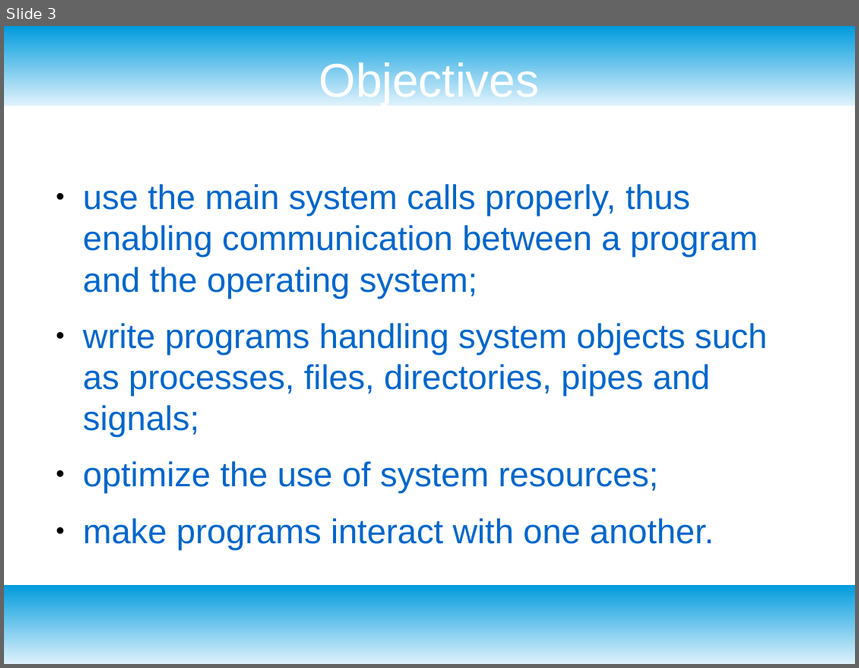
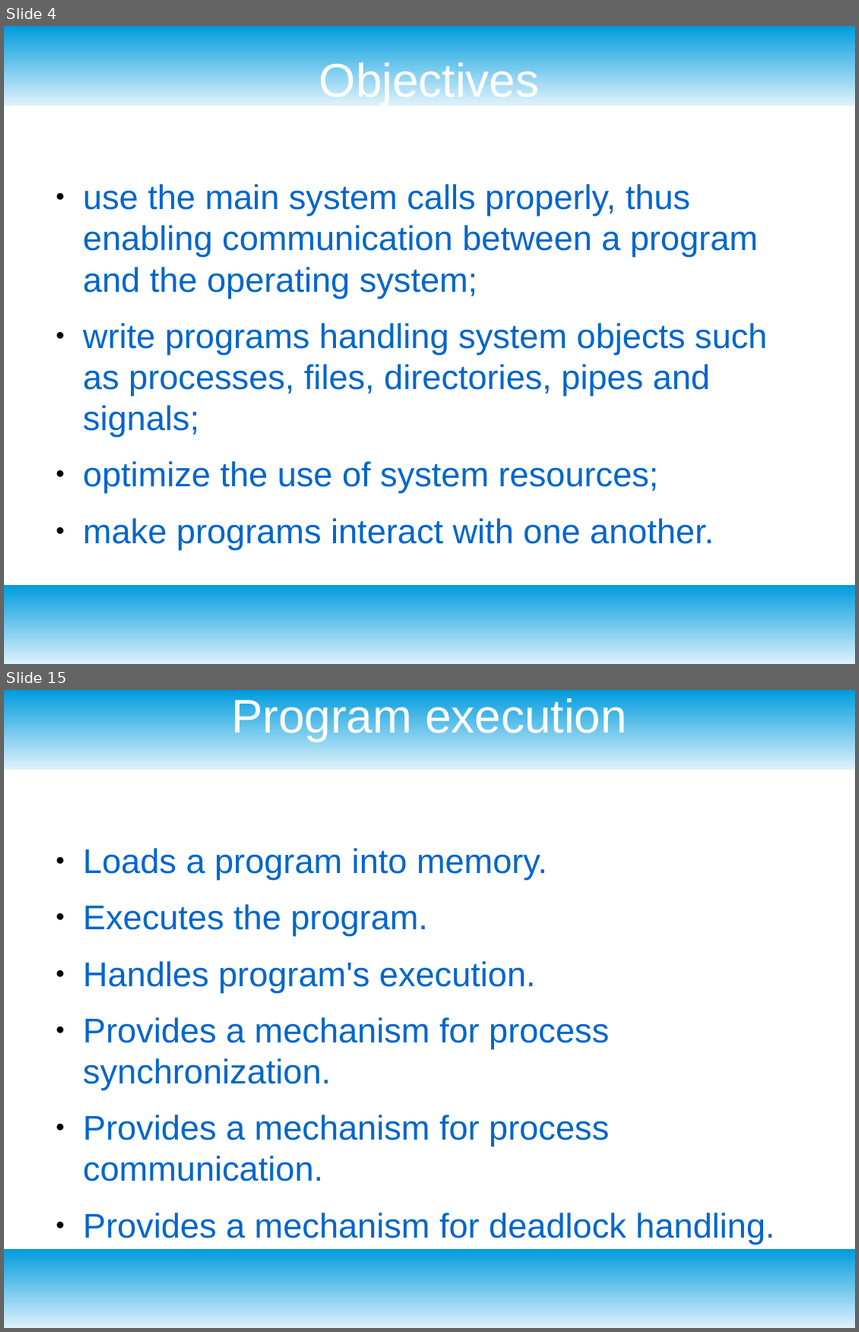
Before and after one commit to alievako/systemprogramming, a slide deck: lc1.odp. Shown one above the other, each under a label of ours: slide 3 before the commit, slides 4 and 15 after it; the slides between them are not shown. The pictures are 859x668 and 859x1332 pixels, drawn with LibreOffice and Linux fonts; fonts in the diff are those of the drawing. Boxes give left, top, right and bottom in pixels: in the first picture for what was removed or moved away, otherwise in the second. Text is boxed around its words. In the diff, an @@ line names an element or a change of style, - is before the commit and + after.

```diff
--- a/lc1.odp
+++ b/lc1.odp
@@ slide 15 added at box(4, 690, 855, 1328), background #FFFFFF; not listed: 2 template elements that a slide beside it also shows @@
@@ title added at box(231, 695, 627, 741), 44 pt, text #FFFFFF @@
+Program execution
@@ text added at box(83, 848, 775, 1244), 32 pt, text #0066CC @@
+● Loads a program into memory.
+● Executes the program.
+● Handles program's execution.
+● Provides a mechanism for process synchronization.
+● Provides a mechanism for process communication.
+● Provides a mechanism for deadlock handling.
@@ what was slide 3 is now slide 4 @@
```
Also in this commit, not shown: 2 slides changed, 38 other slides added, 1 slide removed, 4 other files.
